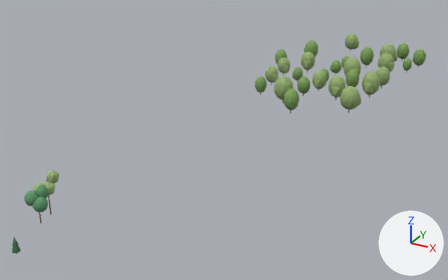
The glTF model viewer/districts/2140-borgerhout/chunks/c_4_2.glb: old version first, new version second.
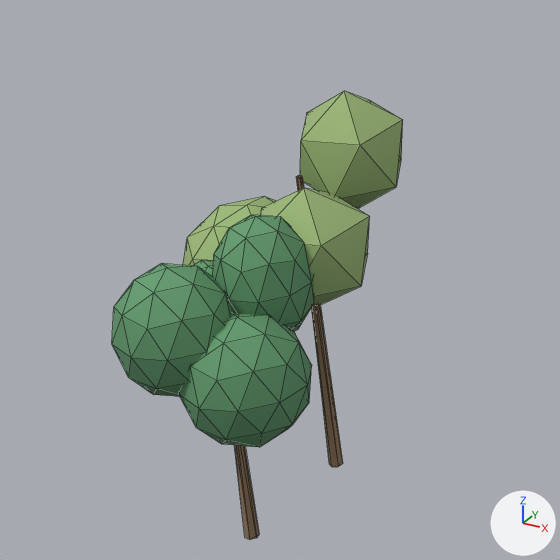
The first picture shows the older version from a camera (50 mm lens) standing at (1144.0, 436.0, 91.0) and looking at (1039.0, 627.0, -5.0). The close-ups show the older and then the newer version on the part from 2% to 17% of the width and 57% to 81% of the height of that picture. Only the edits that show in the close-ups are written down. The axes (+X, +Y, +Z) are drawn at lower right. The lights are the same throughout. The close-ups show mesh edges as thin lines. Vertices at exactly the same position are counted once.

Objects in the first close-up: 'tree_1765', 'tree_1770'.
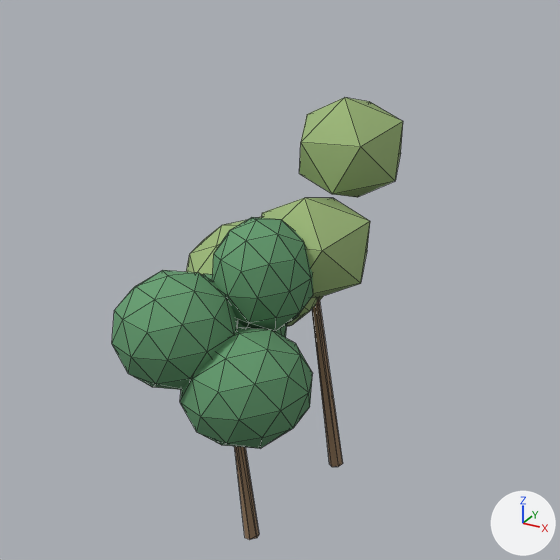
Where the change shows, as pixel boxes [x1, y1, x2, y2] in the close-ups (560 x 560 px; the box of a moved part takes in the faces that stretch with it):
'tree_1770', reshaped, moved, rescaled
    before: [112, 215, 314, 540]
    after: [112, 217, 313, 540]
'tree_1765', reshaped, moved, rescaled
    before: [183, 91, 403, 467]
    after: [186, 97, 403, 467]
part 1 of me_tree_open_1, moved or reshaped
    before: [183, 196, 276, 266]
    after: [186, 217, 323, 326]
part 2 of me_tree_open_1, moved or reshaped
    before: [260, 188, 370, 306]
    after: [261, 198, 370, 298]
part 3 of me_tree_open_1, moved or reshaped
    before: [300, 91, 403, 208]
    after: [299, 97, 403, 197]
part 4 of me_tree_open_1, moved or reshaped
    before: [296, 175, 343, 467]
    after: [312, 299, 343, 467]
part 5 of me_tree_irregular_0, moved or reshaped (mostly hidden)
    before: [193, 260, 213, 277]
    after: [203, 274, 287, 338]
part 6 of me_tree_irregular_0, moved or reshaped
    before: [112, 263, 233, 397]
    after: [112, 270, 238, 390]
part 7 of me_tree_irregular_0, moved or reshaped
    before: [179, 313, 312, 447]
    after: [180, 327, 313, 448]
part 8 of me_tree_irregular_0, moved or reshaped
    before: [213, 215, 314, 331]
    after: [212, 217, 313, 331]

Patch to the scene script:
```diff
--- a/viewer/districts/2140-borgerhout/chunks/c_4_2.glb.py
+++ b/viewer/districts/2140-borgerhout/chunks/c_4_2.glb.py
@@ me_tree_open_1 @@
 # used by ob_tree_1765; parent = ob_trees_4_2; location = (-0.389, 0.168, 6.708); rotation_euler = (0.0, 0.0, -3.11), in degrees (0, 0, -178); scale = (8.03, 8.03, 6.71)
 # before: 7 (-0.05, 0.04, 0.63) at pixel (297, 177), 8 (-0.04, 0.03, 0.63) at pixel (296, 176), 14 (-0.04, 0.02, 0.63) at pixel (298, 175), 20 (-0.05, 0.01, 0.63) at pixel (301, 175), 27 (-0.06, 0.02, 0.63) at pixel (302, 176)
 # before: 29 (-0.06, 0.03, 0.63) at pixel (300, 177)
-me_tree_open_1.from_pydata(...)  # 78 vertices, 140 faces; spans x -0.48..0.48, y -0.42..0.42, z -1.0..1.0
+me_tree_open_1.from_pydata(...)  # 78 vertices, 140 faces; spans x -0.48..0.48, y -0.43..0.43, z -1.0..1.0
+# me_tree_open_1 part 1: the loose piece of 42 vertices spanning x -0.1..0.48, y -0.21..0.4, z -0.2..0.45 is scaled about its middle by (1.02, 1.02, 0.868), then moved by (0.0, 0.0, -0.05)
+# me_tree_open_1 part 2: the loose piece of 12 vertices spanning x -0.48..0.02, y -0.04..0.42, z 0.06..0.71 is scaled about its middle by (1.02, 1.02, 0.868), then moved by (0.0, 0.0, 0.02)
+# me_tree_open_1 part 3: the loose piece of 12 vertices spanning x -0.34..0.1, y -0.42..0.0, z 0.35..1.0 is scaled about its middle by (1.02, 1.02, 0.868), then moved by (0.0, 0.0, 0.04)
+# me_tree_open_1 part 4
+for i in [7, 8, 14, 20, 27, 29]: me_tree_open_1.vertices[i].co += Vector((0.0, 0.0, -0.13))
 me_tree_open_1.materials.append(mat_tree_vc)
@@ me_tree_irregular_0 @@
 # used by ob_tree_1770; parent = ob_trees_4_2; location = (0.688, -4.983, 5.72); rotation_euler = (0.0, 0.0, 2.545), in degrees (0, 0, 146); scale = (5.12, 5.12, 5.72)
-me_tree_irregular_0.from_pydata(...)  # 180 vertices, 340 faces; spans x -0.71..0.71, y -0.65..0.65, z -1.0..1.0
+me_tree_irregular_0.from_pydata(...)  # 180 vertices, 340 faces; spans x -0.71..0.71, y -0.66..0.66, z -1.0..1.0
+# me_tree_irregular_0 part 5: the loose piece of 42 vertices spanning x -0.14..0.71, y -0.48..0.41, z -0.16..0.64 is scaled about the mesh origin by (1.01, 1.01, 0.879)
+# me_tree_irregular_0 part 6: the loose piece of 42 vertices spanning x -0.43..0.32, y -0.13..0.65, z 0.04..0.84 is scaled about its middle by (1.01, 1.01, 0.879), then moved by (0.0, 0.0, 0.02)
+# me_tree_irregular_0 part 7: the loose piece of 42 vertices spanning x -0.71..0.08, y -0.5..0.33, z -0.24..0.56 is scaled about its middle by (1.01, 1.01, 0.879), then moved by (0.0, 0.0, -0.04)
+# me_tree_irregular_0 part 8: the loose piece of 42 vertices spanning x -0.27..0.35, y -0.65..-0.01, z 0.2..1.0 is scaled about its middle by (1.01, 1.01, 0.879), then moved by (0.0, 0.0, 0.05)
+# other edits to the shape of me_tree_irregular_0 do not show in these pictures
 me_tree_irregular_0.materials.append(mat_tree_vc)
@@ ob_tree_1765 @@
 ob_tree_1765.parent = ob_trees_4_2
-ob_tree_1765.location = (-0.389, 0.168, 6.708)
+ob_tree_1765.location = (-0.389, 0.168, 6.59)
 ob_tree_1765.rotation_euler = (0.0, 0.0, -3.11)  # degrees (0, 0, -178)
-ob_tree_1765.scale = (8.03, 8.03, 6.71)
+ob_tree_1765.scale = (7.89, 7.89, 6.59)
@@ ob_tree_1770 @@
 ob_tree_1770.parent = ob_trees_4_2
-ob_tree_1770.location = (0.688, -4.983, 5.72)
+ob_tree_1770.location = (0.688, -4.983, 5.649)
 ob_tree_1770.rotation_euler = (0.0, 0.0, 2.545)  # degrees (0, 0, 146)
-ob_tree_1770.scale = (5.12, 5.12, 5.72)
+ob_tree_1770.scale = (5.06, 5.06, 5.65)
```
